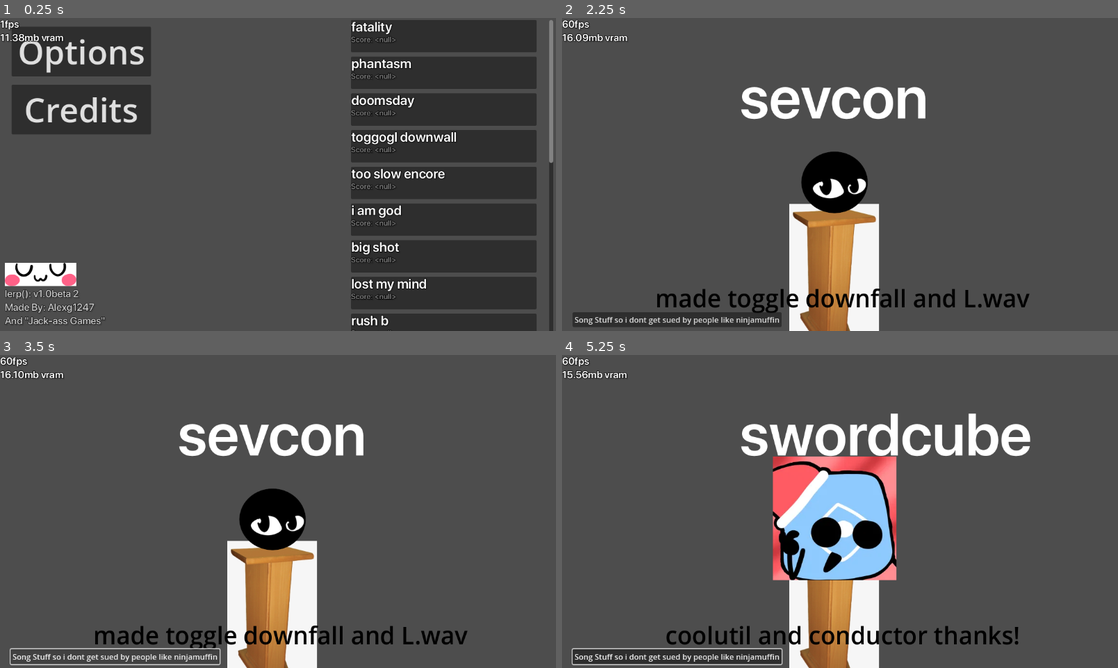
Above: before the commit, frames 1-4 (two rows, left to right).
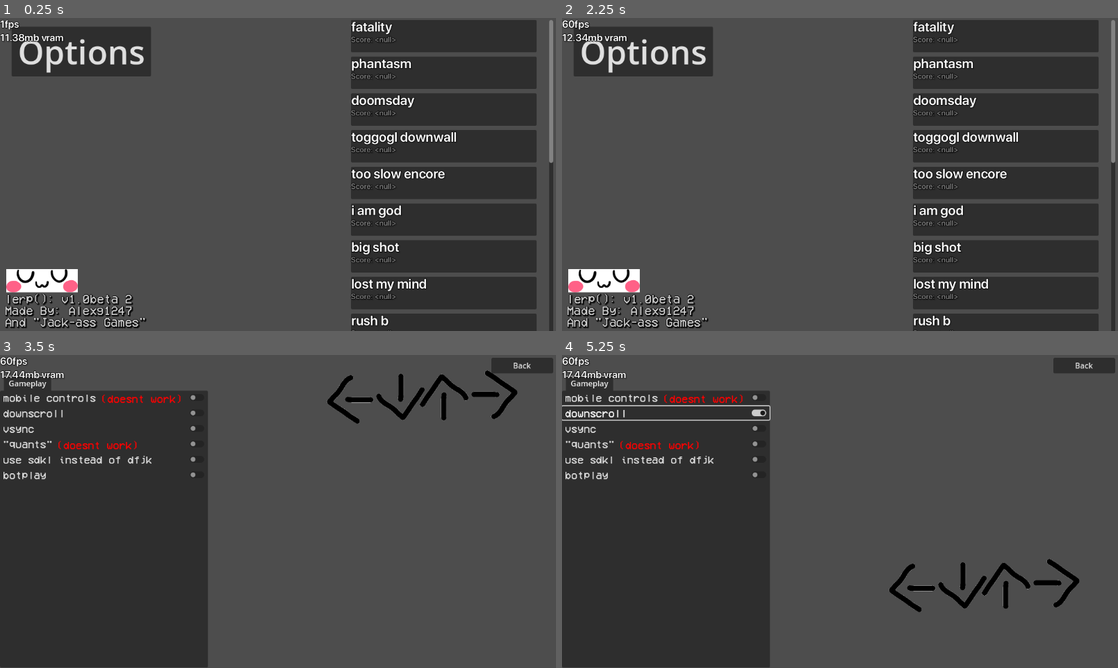
Above: after the commit, the same moments.

Repository: Alexg1247/lerp
Game: Godot game, scene res://scnee/Main Menu.tscn
The game is run twice, just before and just after one commit, with the same random seed, the same clock (stepped at 60 frames per second) and the same inputs.
Inputs (mouse positions are in pixels of both pictures, inside the frame that each line leads up to):
- Up to frame 1 (0.25 s): no input
- Up to frame 2 (2.25 s): click "Options" at 0.5 s; click "Back" at 1.25 s; click (645, 108) at 2 s, where only the run before the commit has a clickable "Credits"
- Up to frame 3 (3.5 s): click "Song Stuff so i dont get sued…" (after the commit: "Options") at 2.75 s
- Up to frame 4 (5.25 s): move the mouse to (962, 495) at 3.52 s; hold Right (ui_right) 3.53-4.25 s; tap Alt (fun is inf) at 3.6 s; click (667, 414) at 4.25 s, where only the run after the commit has a clickable "downscroll"; move the mouse to (728, 527) at 5.02 s; hold - (volume_down) from 5.03 s (still down); tap D (gameplay_0) at 5.1 s

The runs differ from the first frame. In frame 1, 6.2% of the frame differs, in the area x 0-28%, y 21-100%; in frame 2, 47%; in frame 3, 44%; in frame 4, 50%, in the area x 0-100%, y 0-100%.
Error before the commit: Invalid assignment of property or key 'volume_db' with value of type 'Nil' on a base object of type 'AudioStreamPlayer'. (res://autoload/FPS.gd:6)
Error after the commit: Invalid operands 'Nil' and 'float' in operator '-'. (res://autoload/FPS.gd:20)

Commit message:
bug fixes thx Xav UwU

Diff:
--- a/assets/fonts/font_styles/titlescreen idk.tres
+++ b/assets/fonts/font_styles/titlescreen idk.tres
@@ -1,14 +1,14 @@
 [gd_resource type="LabelSettings" load_steps=2 format=3 uid="uid://darl5r556djxr"]
 
-[ext_resource type="FontFile" uid="uid://c6fgxki0cjxhl" path="res://assets/fonts/SF-Pro-Display-Medium.otf" id="1_yas3m"]
+[ext_resource type="FontFile" uid="uid://b8eftdti6b2gv" path="res://assets/songs/redux guns/vcr.ttf" id="1_nveat"]
 
 [resource]
 line_spacing = 2.0
-font = ExtResource("1_yas3m")
-font_size = 21
+font = ExtResource("1_nveat")
+font_size = 25
 font_color = Color(0.807843, 0.807843, 0.807843, 1)
 outline_size = 3
 outline_color = Color(0, 0, 0, 1)
 shadow_size = 5
-shadow_color = Color(0, 0, 0, 0.0823529)
+shadow_color = Color(0, 0, 0, 0.643137)
 shadow_offset = Vector2(2, 2)
--- a/assets/songs/fatality/modchart.gd
+++ b/assets/songs/fatality/modchart.gd
@@ -5,7 +5,6 @@
 
 var randomasstext = [
 	"s͡d͠oh̀f͝u̴iu͠f",
-	"Uw͞U i l̛o̕v͠e͟ ͜thi̛g̛hs :)͘",
 	"F͞a̢TA̕L͞ ̛E͠r̷OR͟R",
 	"A҉ ̷F́ATA͏L҉ ̧E̕ŖROR̨ HAS̡ O̵C̶CU͢RRED ͠",
 	"null",
--- a/assets/songs/fatality/thewindowthing.tscn
+++ b/assets/songs/fatality/thewindowthing.tscn
@@ -19,7 +19,8 @@
 Button/styles/normal = ExtResource("4_g7lu4")
 
 [node name="Window" type="Window"]
-process_priority = -114
+process_mode = 3
+process_priority = -108
 canvas_item_default_texture_filter = 0
 canvas_item_default_texture_repeat = 1
 initial_position = 1
--- a/autoload/FPS.gd
+++ b/autoload/FPS.gd
@@ -2,8 +2,7 @@
 
 var volume = Globals.save.grab("volume")
 # Called every frame. 'delta' is the elapsed time since the previous frame.
-func _ready():
-	AudioHandler.get_node("Songs/Inst").volume_db = volume
+
 func _process(delta):
 	if Globals.fun:
 		$Label.text = "FUN IS INFINITEfps" + "\n" + str((CoolUtil.get_vram_usage() / 1048576)).pad_decimals(2) + "mb vram"
@@ -18,14 +17,14 @@
 			pause()
 
 	if Input.is_action_just_pressed("volume_down"):
-		volume = volume - 0.5
+		volume -= 0.5
 		AudioHandler.get_node("Songs/Inst").volume_db = volume
 		showthingy()
 		Globals.save.assign("volume", volume)
 		Globals.save.flush()
 
 	if Input.is_action_just_pressed("volume_up"):
-		volume = volume + 0.5
+		volume += 0.5
 		AudioHandler.get_node("Songs/Inst").volume_db = volume
 		showthingy()
 		Globals.save.assign("volume", volume)
--- a/scnee/Main Menu.tscn
+++ b/scnee/Main Menu.tscn
@@ -50,22 +50,12 @@
 theme_override_font_sizes/font_size = 69
 text = "Options"
 
-[node name="Button2" type="Button" parent="."]
-layout_mode = 0
-offset_left = 24.0
-offset_top = 138.0
-offset_right = 313.0
-offset_bottom = 241.0
-theme_override_font_sizes/font_size = 69
-text = "Credits"
-
 [node name="Image" type="Sprite2D" parent="."]
 position = Vector2(56, 629.5)
 
 [node name="UwU" type="Sprite2D" parent="."]
-position = Vector2(84, 531)
+position = Vector2(87, 544)
 scale = Vector2(0.74125, 0.629112)
 texture = ExtResource("3_n3ogb")
 
 [connection signal="pressed" from="Button" to="." method="_open_options"]
-[connection signal="pressed" from="Button2" to="." method="_on_button_2_pressed"]
--- a/scnee/Optchin Menu.tscn
+++ b/scnee/Optchin Menu.tscn
@@ -72,6 +72,15 @@
 theme_override_colors/font_color = Color(1, 0, 0, 1)
 text = "(doesnt work)"
 
+[node name="Label2" type="Label" parent="."]
+offset_left = 209.0
+offset_top = 80.0
+offset_right = 378.0
+offset_bottom = 103.0
+theme = ExtResource("3_83xul")
+theme_override_colors/font_color = Color(1, 0, 0, 1)
+text = "(doesnt work)"
+
 [connection signal="pressed" from="TabContainer/Gameplay/VBoxContainer/CheckButton" to="." method="_on_check_button_pressed"]
 [connection signal="pressed" from="TabContainer/Gameplay/VBoxContainer/CheckButton2" to="." method="_on_check_button_2_pressed"]
 [connection signal="pressed" from="TabContainer/Gameplay/VBoxContainer/CheckButton3" to="." method="vsync"]
--- a/scnee/crrdit mnu.tscn
+++ /dev/null
@@ -1,46 +0,0 @@
-[gd_scene load_steps=5 format=3 uid="uid://bjppg0h8xp6bo"]
-
-[ext_resource type="Texture2D" uid="uid://cptpj3trsrk8u" path="res://assets/images/79-796576_wooden-podium-delux-podium.jpg" id="1_ee2vb"]
-[ext_resource type="Script" path="res://scnee/crrdit mnu.gd" id="1_vnhlc"]
-[ext_resource type="Texture2D" uid="uid://dog82bln5ahac" path="res://assets/images/credits/sevcon.png" id="3_5wrui"]
-[ext_resource type="FontFile" uid="uid://w1cgdewepjkh" path="res://assets/fonts/SF-Pro-Display-Semibold.otf" id="4_kbov6"]
-
-[node name="crrdit mnu" type="Node2D"]
-script = ExtResource("1_vnhlc")
-
-[node name="79-796576Wooden-podium-delux-podium" type="Sprite2D" parent="."]
-position = Vector2(564, 545)
-scale = Vector2(0.618333, 0.618333)
-texture = ExtResource("1_ee2vb")
-
-[node name="Character" type="Sprite2D" parent="."]
-position = Vector2(565, 338)
-texture = ExtResource("3_5wrui")
-
-[node name="Label" type="Label" parent="."]
-offset_left = 368.0
-offset_top = 90.0
-offset_right = 759.0
-offset_bottom = 241.0
-theme_override_fonts/font = ExtResource("4_kbov6")
-theme_override_font_sizes/font_size = 123
-text = "sevcon"
-
-[node name="Label2" type="Label" parent="."]
-offset_left = 5.0
-offset_top = 545.0
-offset_right = 1158.0
-offset_bottom = 617.0
-theme_override_colors/font_color = Color(0, 0, 0, 1)
-theme_override_font_sizes/font_size = 50
-text = "Template Text"
-horizontal_alignment = 1
-
-[node name="Button" type="Button" parent="."]
-offset_left = 22.0
-offset_top = 609.0
-offset_right = 109.0
-offset_bottom = 640.0
-text = "Song Stuff so i dont get sued by people like ninjamuffin"
-
-[connection signal="pressed" from="Button" to="." method="_on_button_pressed"]
Not shown: 2 places in scnee/Note/Note.tscn that only renumber resources
